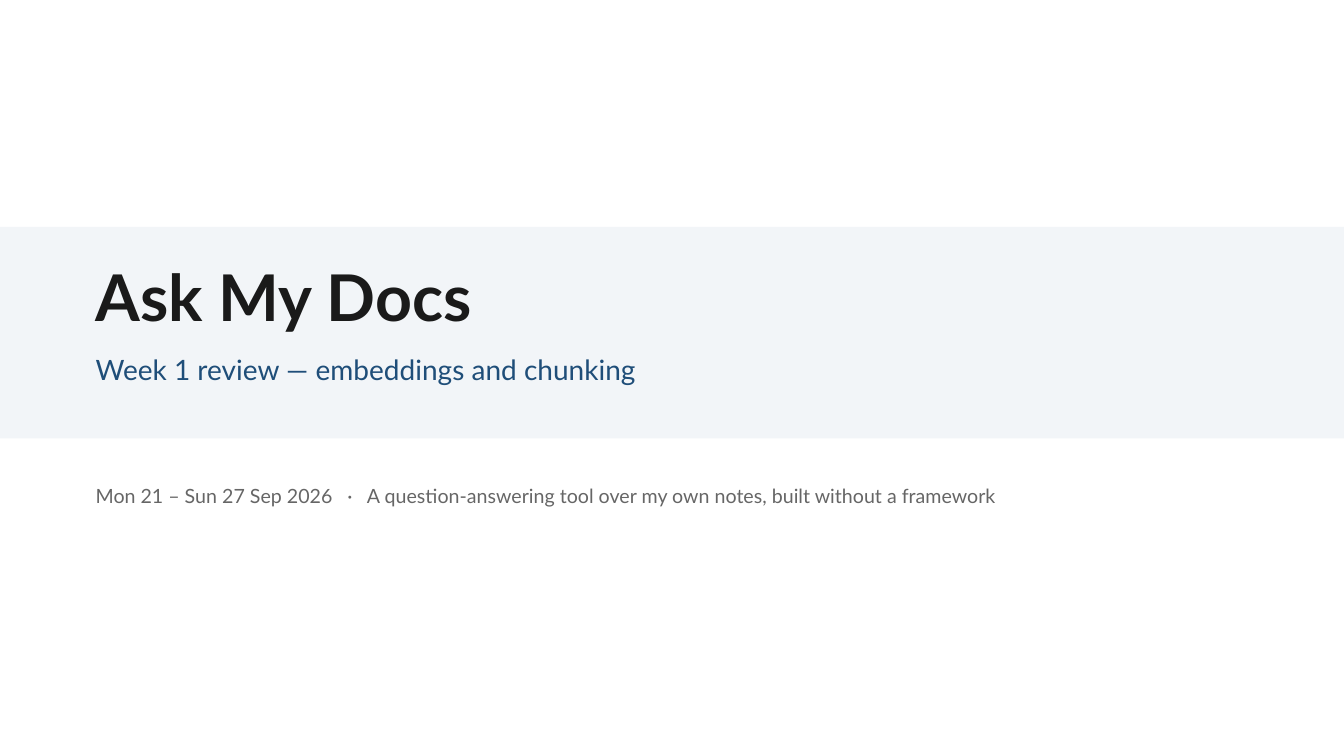
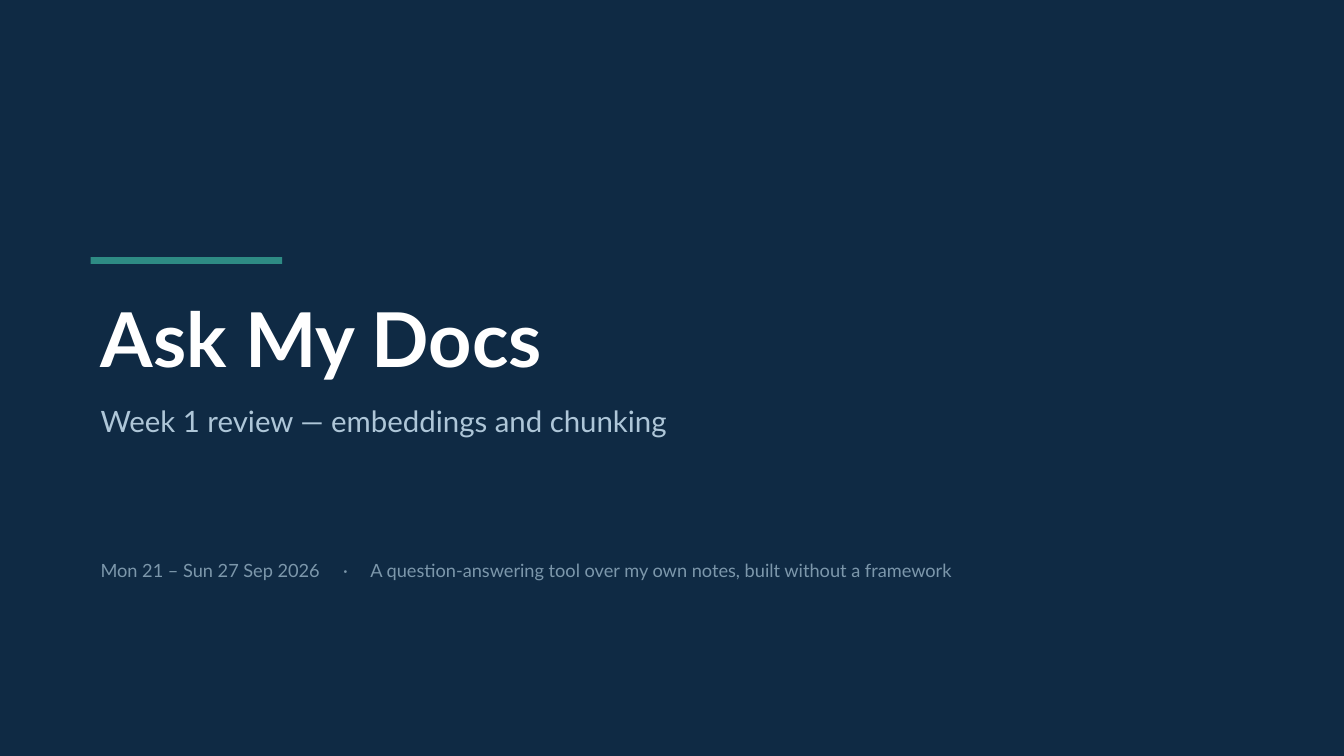
Before and after one commit to Iddrisusalima/ask-my-docs, a slide deck: slide 1 of presentation/week1-review.pptx. Drawn at 1344x756 pixels with LibreOffice and Linux fonts; fonts in the diff are those of the drawing. Boxes give left, top, right and bottom in pixels: in the first picture for what was removed or moved away, otherwise in the second. Text is boxed around its words. In the diff, an @@ line names an element or a change of style, - is before the commit and + after.

Commit message:
style(presentation): Restyle deck with navy template and banded tables
- Strip table gridlines and carry structure with row banding instead
- Centre content blocks vertically, fixing captions stranded above tables
- Add page numbers and a left accent stripe

```diff
--- a/presentation/week1-review.pptx
+++ b/presentation/week1-review.pptx
@@ rectangle: place and size @@
-rectangle at box(0, 227, 1344, 439)
+rectangle at box(0, 0, 1344, 756)
@@ rectangle at box(0, 0, 1344, 756): fill #F2F5F8 to #0F2A44 @@
@@ rectangle added at box(91, 257, 282, 264), fill #2E8B84 @@
@@ text "Ask My Docs": place and size @@
-text "Ask My Docs" at box(96, 273, 472, 332)
+text "Ask My Docs" at box(101, 310, 542, 380)
@@ text "Ask My Docs" at box(101, 310, 542, 380): size 46 to 54 pt, text colour #1A1A1A to #FFFFFF @@
@@ text "Week 1 review — embeddings ...": place and size @@
-text "Week 1 review — embeddings ..." at box(96, 359, 635, 385)
+text "Week 1 review — embeddings ..." at box(101, 410, 667, 437)
@@ text "Week 1 review — embeddings ..." at box(101, 410, 667, 437): size 20 to 21 pt, text colour #1F4E79 to #AEC6D8 @@
@@ text "Mon 21 – Sun 27 ...": place and size @@
-text "Mon 21 – Sun 27 ..." at box(96, 488, 996, 507)
+text "Mon 21 – Sun 27 ..." at box(101, 563, 952, 580)
@@ text "Mon 21 – Sun 27 ..." at box(101, 563, 952, 580): size 14 to 13 pt, text colour #666666 to #7C97AB @@
```
Also in this commit, not shown: 9 other slides changed, 1 other file.
